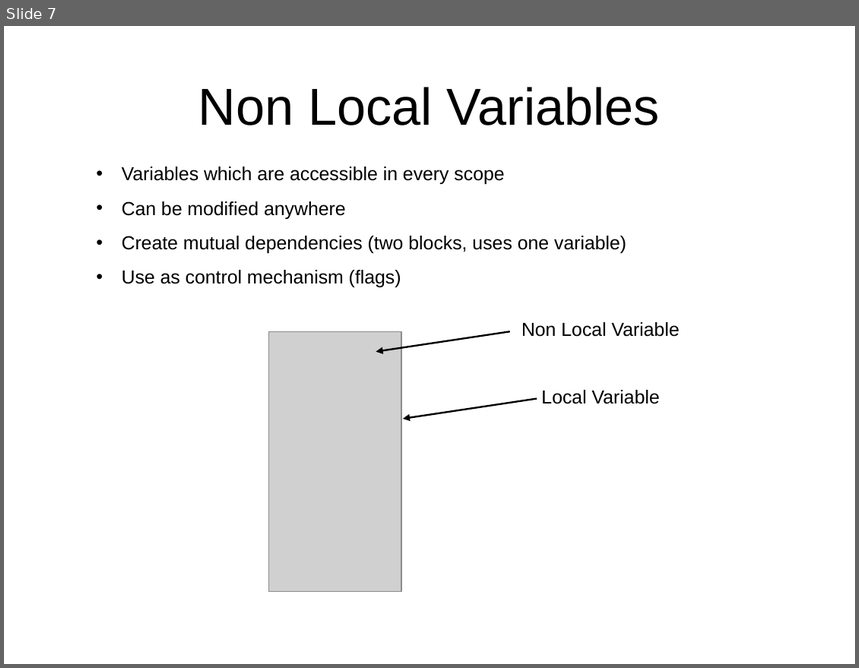
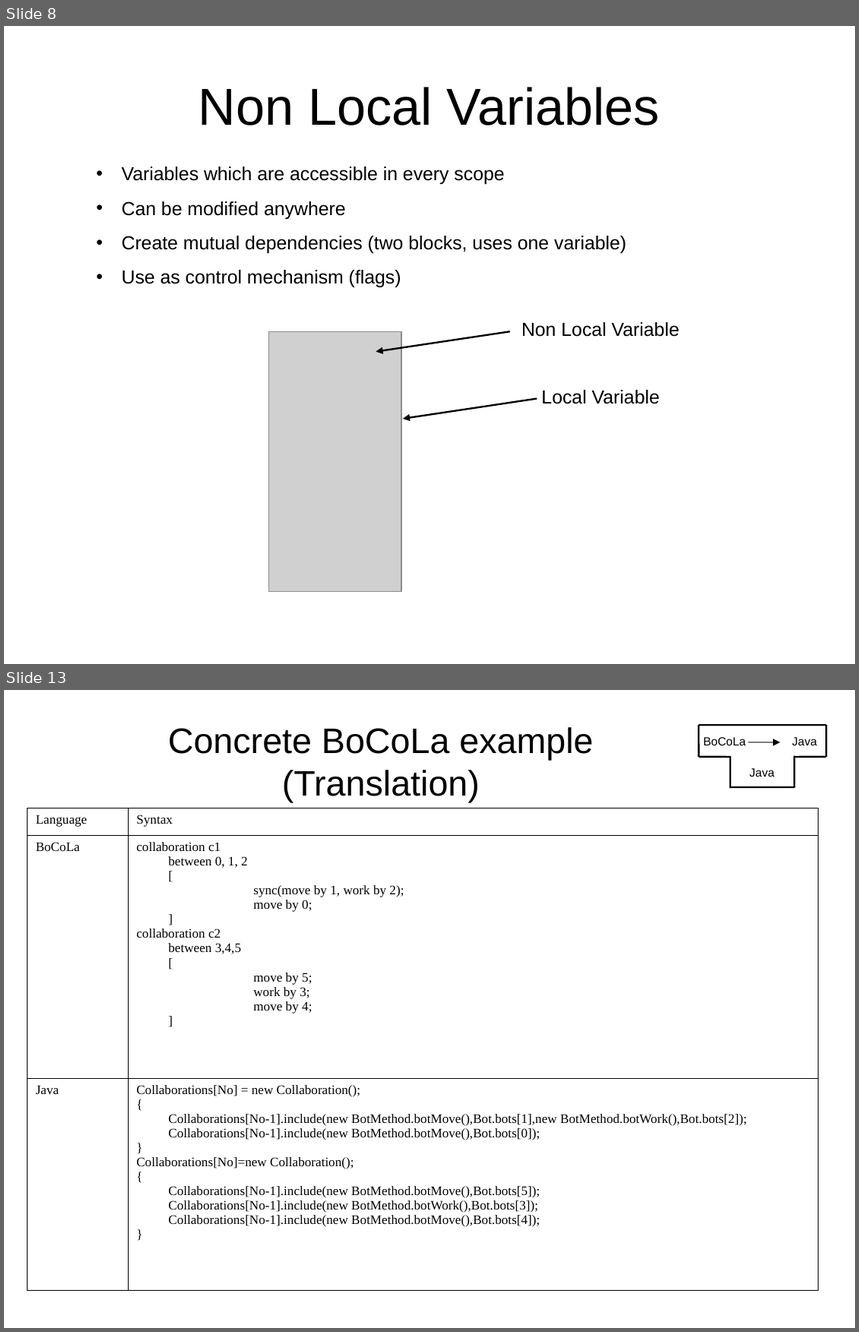
Before and after one commit to isurup/kalle-martin-group, a slide deck: SSE2/slides/2 Translation.ppt. Shown one above the other, each under a label of ours: slide 7 before the commit, slides 8 and 13 after it; the slides between them are not shown. The pictures are 859x668 and 859x1332 pixels, drawn with LibreOffice and Linux fonts; fonts in the diff are those of the drawing; grey boxes stand for pictures. Boxes give left, top, right and bottom in pixels: in the first picture for what was removed or moved away, otherwise in the second. Text is boxed around its words. In the diff, an @@ line names an element or a change of style, - is before the commit and + after.

```diff
--- a/SSE2/slides/2 Translation.ppt
+++ b/SSE2/slides/2 Translation.ppt
@@ slide 13 added at (x1=4, y1=690, x2=855, y2=1328), background #FFFFFF @@
@@ title added at (x1=168, y1=727, x2=593, y2=803), 30 pt, text #000000 @@
+Concrete BoCoLa example
+(Translation)
@@ group added at (x1=699, y1=725, x2=826, y2=788): 8 lines, 3 texts, 1 arrow @@
+Java
+Java
+BoCoLa
@@ table added at (x1=27, y1=809, x2=818, y2=1291), 3 rows, 2 columns @@
+Language | Syntax
+BoCoLa | collaboration c1 / between 0, 1, 2 / [ / sync(move by 1, work by 2); / move by 0; / ] / collaboration c2 / between 3,4,5 / [ / move by 5; / work by 3; / move by 4; / ]
+Java | Collaborations[No] = new Collaboration(); / { / Collaborations[No-1].include(new BotMethod.botMove(),Bot.bots[1],new BotMethod.botWork(),Bot.bots[2]); / Collaborations[No-1].include(new BotMethod.botMove(),Bot.bots[0]); / } / Collaborations[No]=new Collaboration(); / { / Collaborations[No-1].include(new BotMethod.botMove(),Bot.bots[5]); / Collaborations[No-1].include(new BotMethod.botWork(),Bot.bots[3]); / Collaborations[No-1].include(new BotMethod.botMove(),Bot.bots[4]); / }
@@ what was slide 7 is now slide 8 @@
```
Also in this commit, not shown: 11 other slides added, 1 slide removed.
